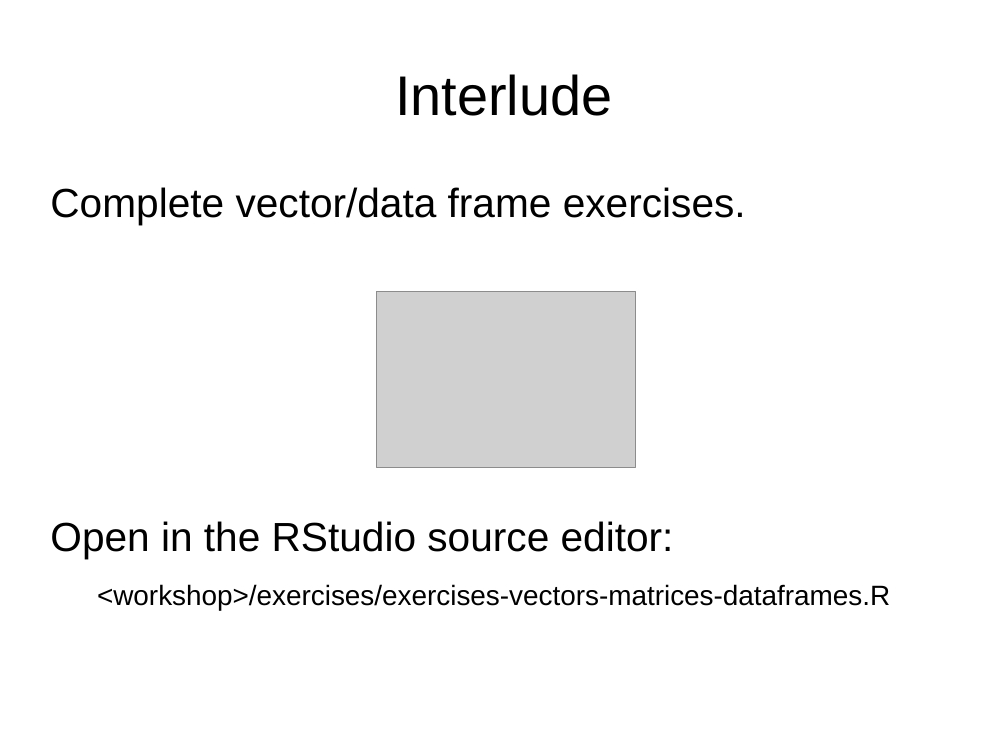
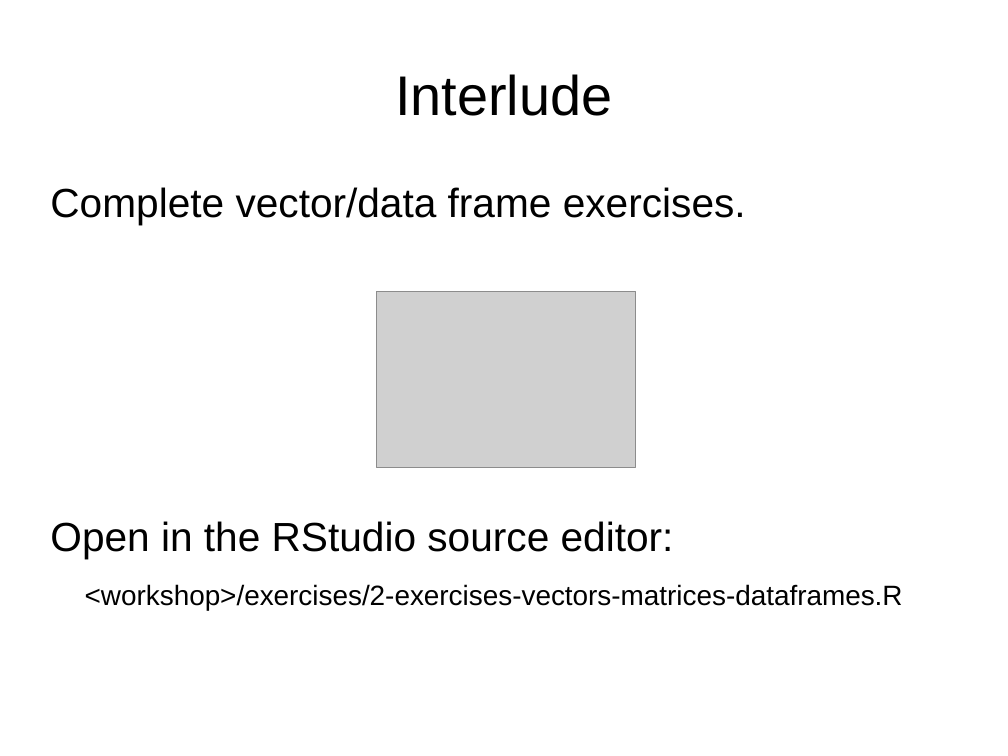
Before and after one commit to ubccr/hsws, a slide deck: slide 71 of slides/R-intro-slideset.odp. Drawn at 1008x756 pixels with LibreOffice and Linux fonts; fonts in the diff are those of the drawing; grey boxes stand for pictures. Boxes give left, top, right and bottom in pixels: in the first picture for what was removed or moved away, otherwise in the second. Text is boxed around its words. In the diff, an @@ line names an element or a change of style, - is before the commit and + after.

```diff
--- a/slides/R-intro-slideset.odp
+++ b/slides/R-intro-slideset.odp
@@ text at (85, 584, 903, 610): text changed @@
-<workshop>/exercises/exercises-vectors-matrices-dataframes.R
+<workshop>/exercises/2-exercises-vectors-matrices-dataframes.R
```
Also in this commit, not shown: 10 other slides changed, 3 slides added, 10 other files.
